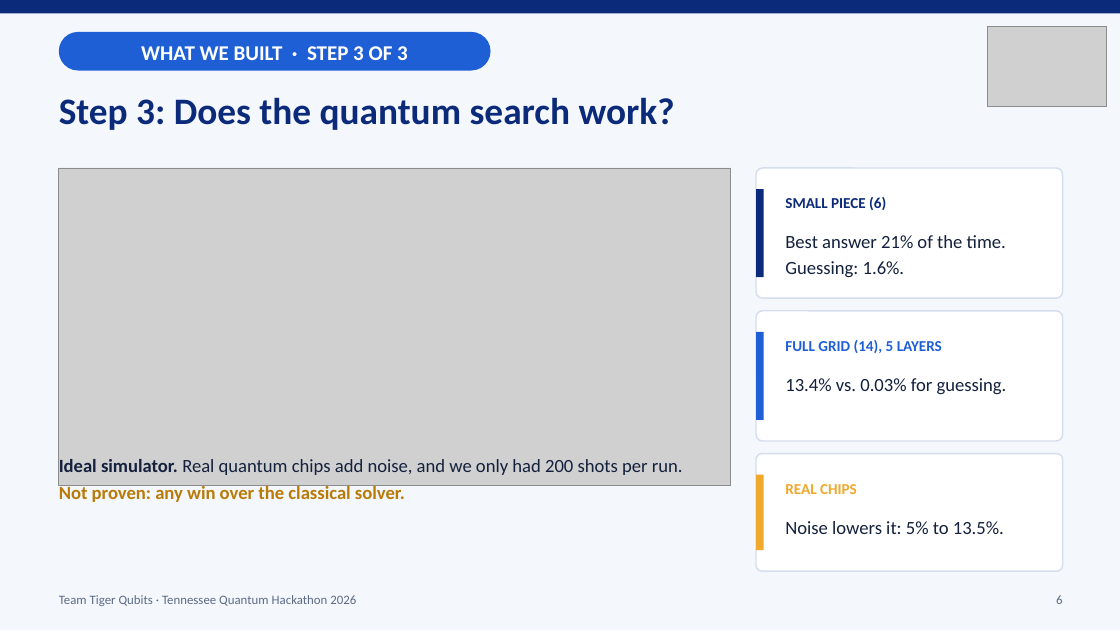
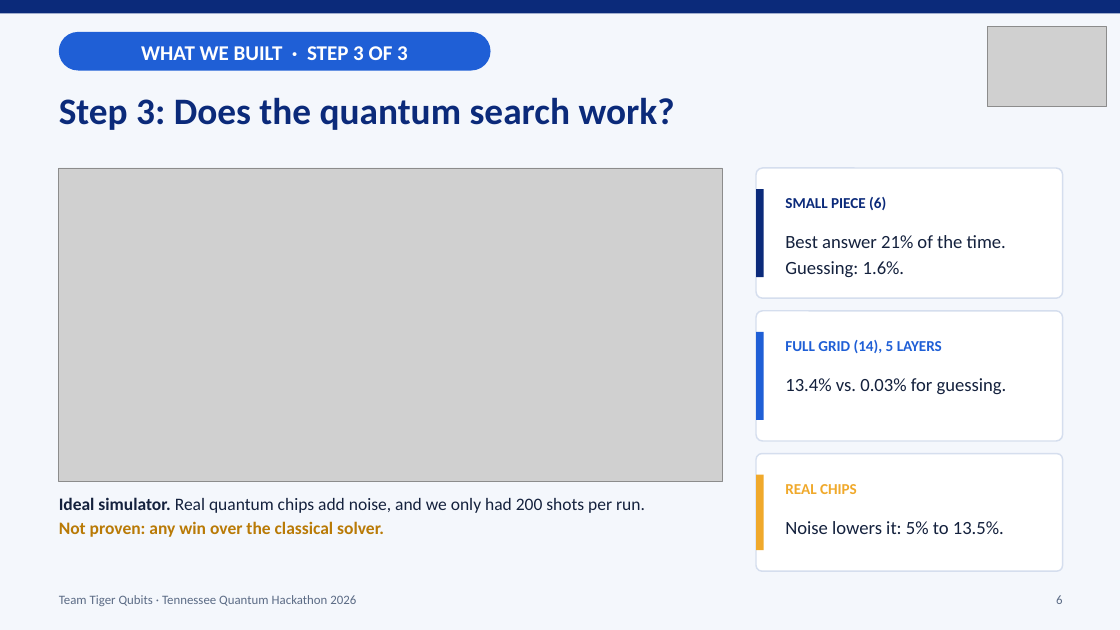
Before and after one commit to maalik313/pmu-placement-team, a slide deck: slide 6 of docs/deck/Tiger_Qubits_Pitch_v2.pptx. Drawn at 1120x630 pixels with LibreOffice and Linux fonts; fonts in the diff are those of the drawing; grey boxes stand for pictures. Boxes give left, top, right and bottom in pixels: in the first picture for what was removed or moved away, otherwise in the second. Text is boxed around its words. In the diff, an @@ line names an element or a change of style, - is before the commit and + after.

```diff
--- a/docs/deck/Tiger_Qubits_Pitch_v2.pptx
+++ b/docs/deck/Tiger_Qubits_Pitch_v2.pptx
@@ picture: place and size @@
-picture at (59,168,731,486)
+picture at (59,168,723,481)
@@ text "Ideal simulator. Real quantum chips ...": place and size @@
-text "Ideal simulator. Real quantum chips ..." at (59,459,683,502)
+text "Ideal simulator. Real quantum chips ..." at (59,497,645,537)
@@ text "Ideal simulator. Real quantum chips ..." at (59,497,645,537): size 16 to 15 pt; line spacing 1.2 to 1.1 @@
```
